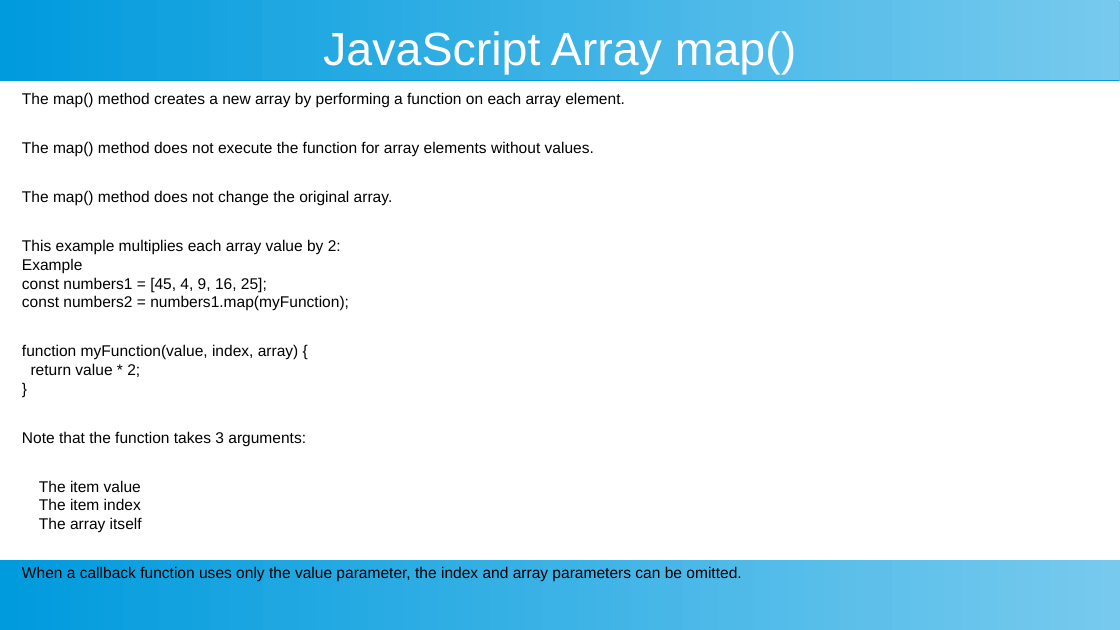
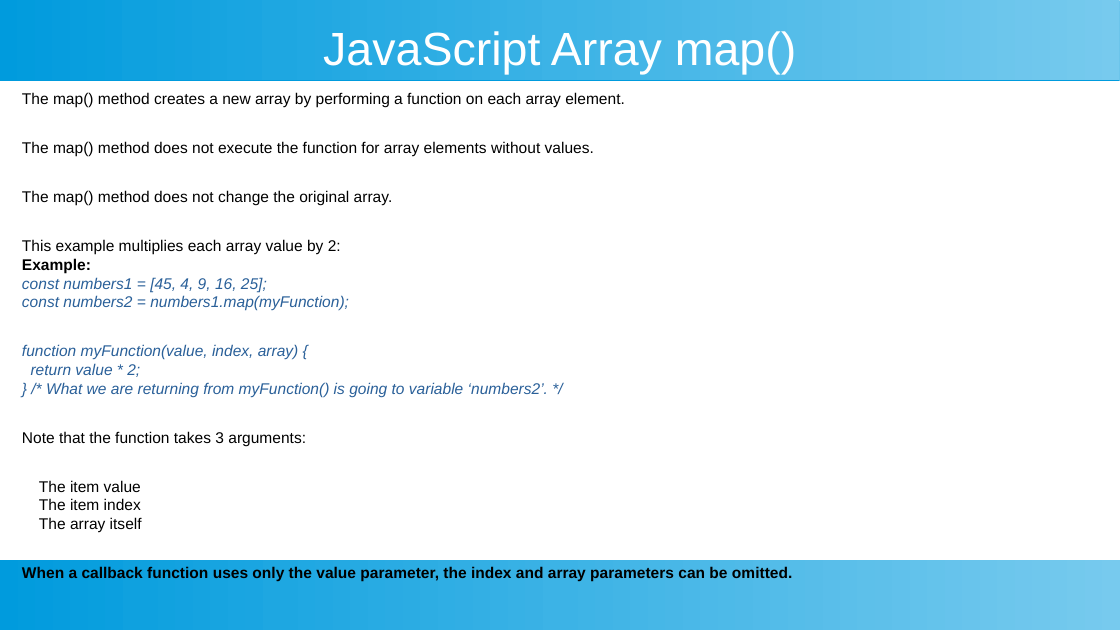
Before and after one commit to ashishjain1547/public_lessons_in_javascript, a slide deck: slide 5 of 7_Arrays in Detail/4 - array iteration.odp (slide 4 before the commit). Drawn at 1120x630 pixels with LibreOffice and Linux fonts; fonts in the diff are those of the drawing. Boxes give left, top, right and bottom in pixels: in the first picture for what was removed or moved away, otherwise in the second. Text is boxed around its words. In the diff, an @@ line names an element or a change of style, - is before the commit and + after.

```diff
--- a/7_Arrays in Detail/4 - array iteration.odp
+++ b/7_Arrays in Detail/4 - array iteration.odp
@@ text at (22, 258, 91, 273): text changed; bold on @@
-Example
+Example:
@@ text at (22, 277, 792, 582): text colour #000000 to #2A6099, italic on in "const numbers1 = [45, 4, 9, 16, ...", "const numbers2 = numbers1.map(myFunction);", "function myFunction(value, index, array) {", "return value * 2;"; bold on in "When a callback function uses only the ..." @@
@@ text at (46, 382, 548, 397): text changed; text colour #000000 to #2A6099; italic on @@
-}
+} /* What we are returning from myFunction() is going to variable ‘numbers2’. */
```
Also in this commit, not shown: 9 other slides changed, 10 slides added, 6 other files.
